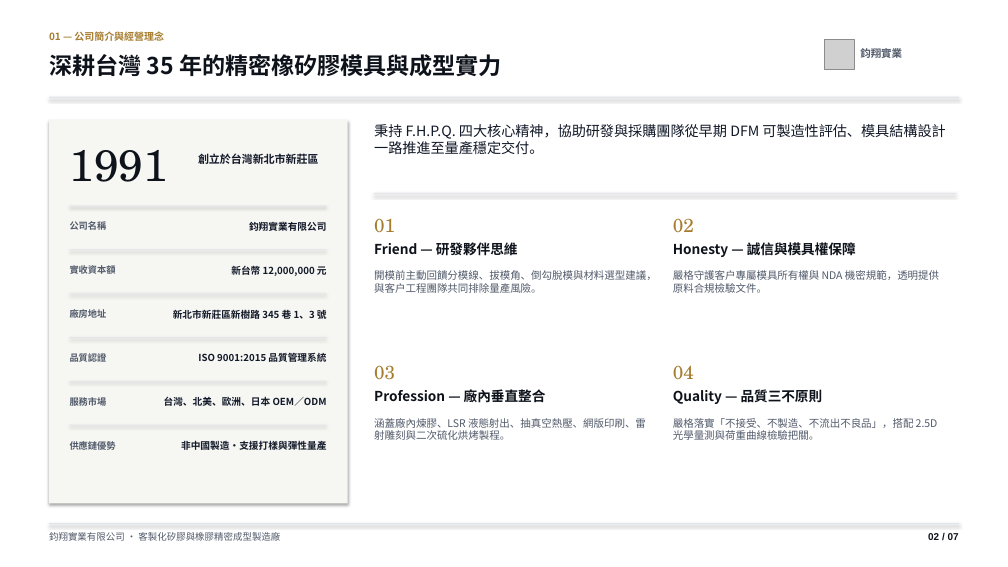
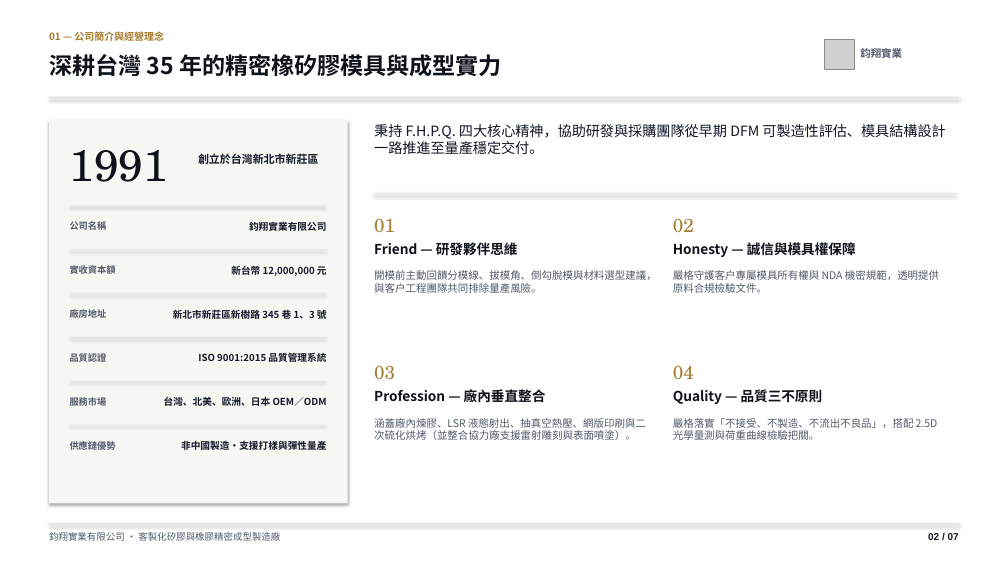
Before and after one commit to Andy-Hsu0127/jun-hsiang-web, a slide deck: slide 2 of pdf/Jun-Hsiang-Enterprise-Company-Profile-ZH.pptx. Drawn at 1008x567 pixels with LibreOffice and Linux fonts; fonts in the diff are those of the drawing; grey boxes stand for pictures. Boxes give left, top, right and bottom in pixels: in the first picture for what was removed or moved away, otherwise in the second. Text is boxed around its words. In the diff, an @@ line names an element or a change of style, - is before the commit and + after.

```diff
--- a/pdf/Jun-Hsiang-Enterprise-Company-Profile-ZH.pptx
+++ b/pdf/Jun-Hsiang-Enterprise-Company-Profile-ZH.pptx
@@ text at [374, 418, 646, 440]: text changed @@
-涵蓋廠內煉膠、LSR 液態射出、抽真空熱壓、網版印刷、雷射雕刻與二次硫化烘烤製程。
+涵蓋廠內煉膠、LSR 液態射出、抽真空熱壓、網版印刷與二次硫化烘烤（並整合協力廠支援雷射雕刻與表面噴塗）。
```
Also in this commit, not shown: 2 other slides changed, 7 other files.
